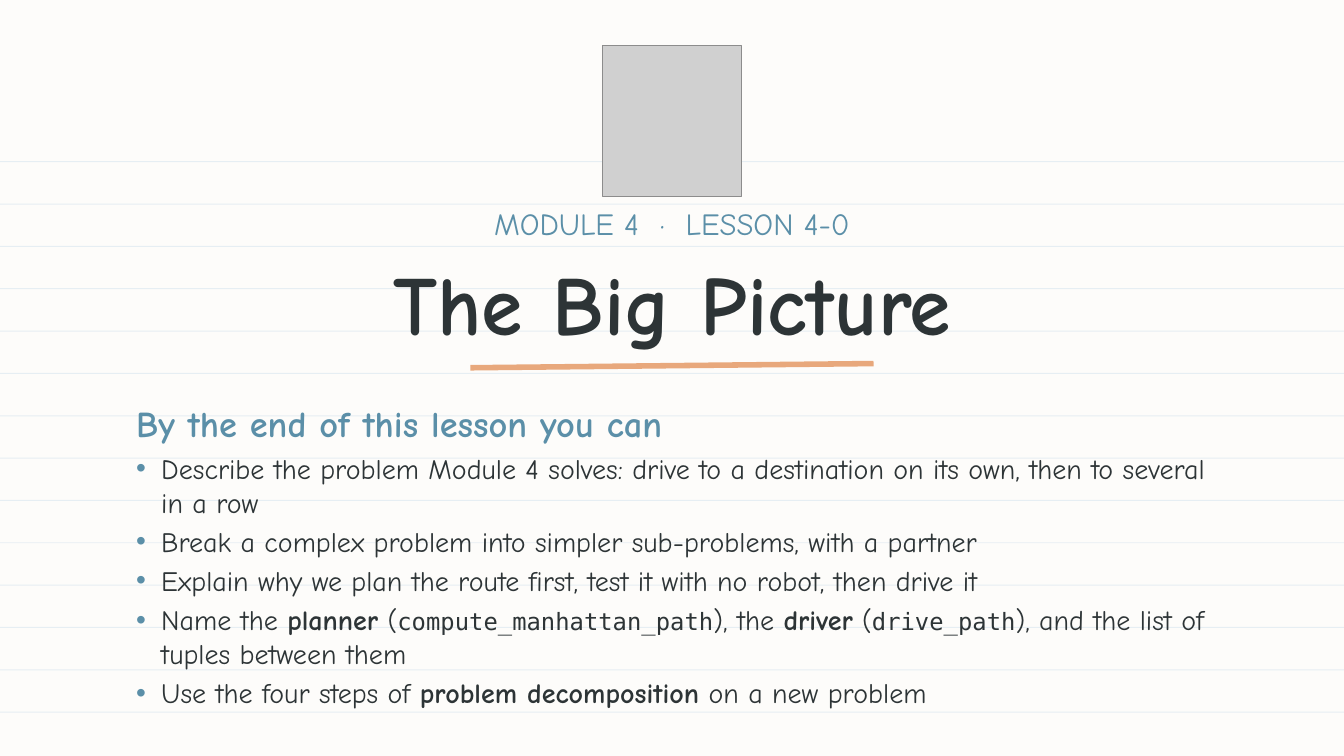
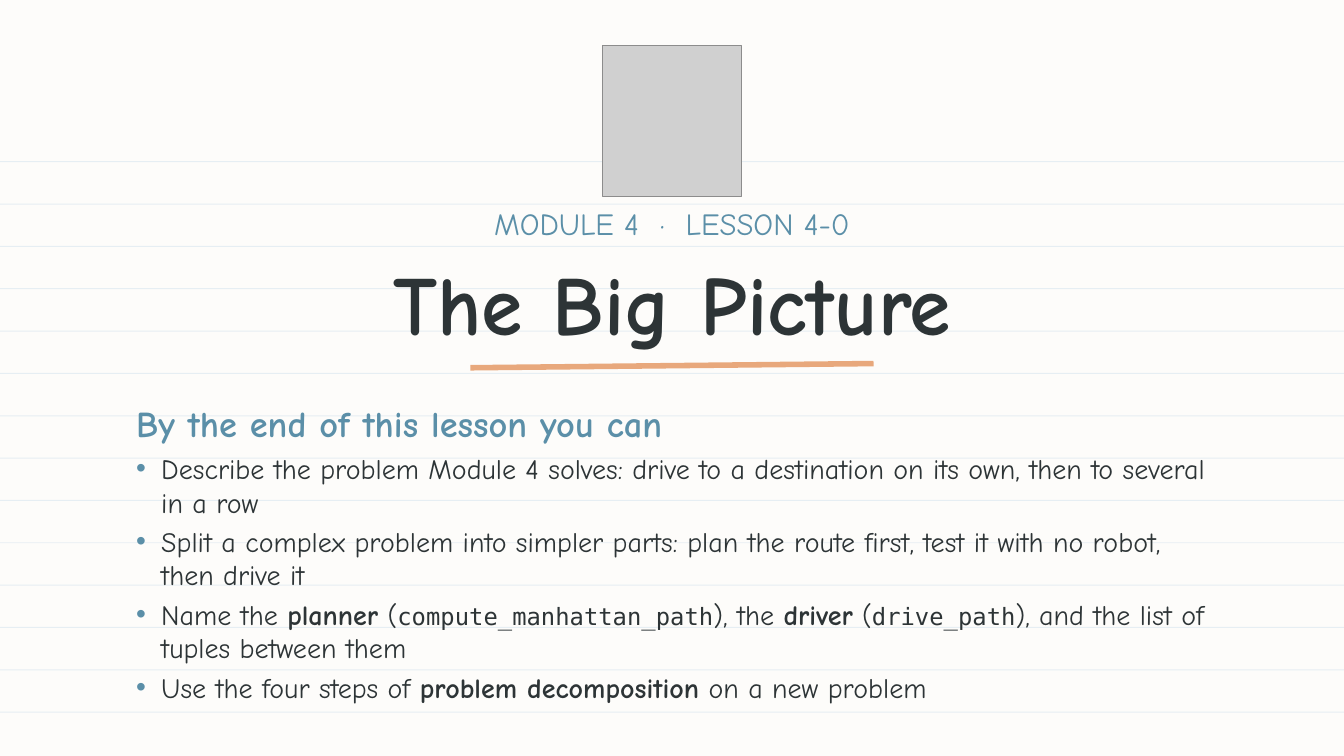
Before and after one commit to bradamiller/LearningPython, a slide deck: slide 1 of static/slides/module-04-manhattan/module-4-lesson-00-overview.pptx. Drawn at 1344x756 pixels with LibreOffice and Linux fonts; fonts in the diff are those of the drawing; grey boxes stand for pictures. Boxes give left, top, right and bottom in pixels: in the first picture for what was removed or moved away, otherwise in the second. Text is boxed around its words. In the diff, an @@ line names an element or a change of style, - is before the commit and + after.

```diff
--- a/static/slides/module-04-manhattan/module-4-lesson-00-overview.pptx
+++ b/static/slides/module-04-manhattan/module-4-lesson-00-overview.pptx
@@ text at (x1=161, y1=533, x2=1161, y2=586): text changed @@
-• Break a complex problem into simpler sub-problems, with a partner
-• Explain why we plan the route first, test it with no robot, then drive it
+• Split a complex problem into simpler parts: plan the route first, test it with no robot, then drive it
```
Also in this commit, not shown: 1 slide added, 2 slides removed, 4 other files.
